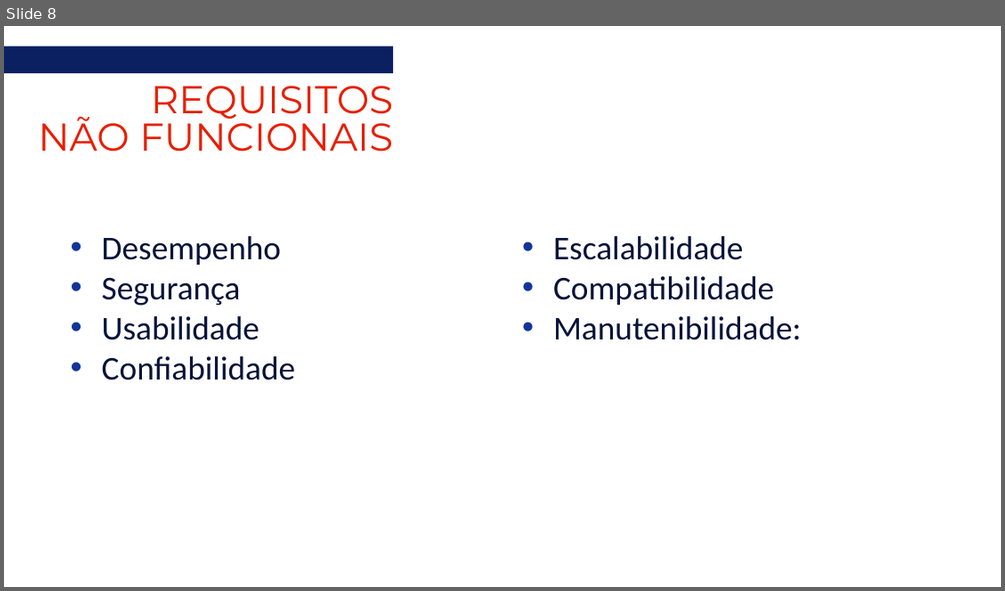
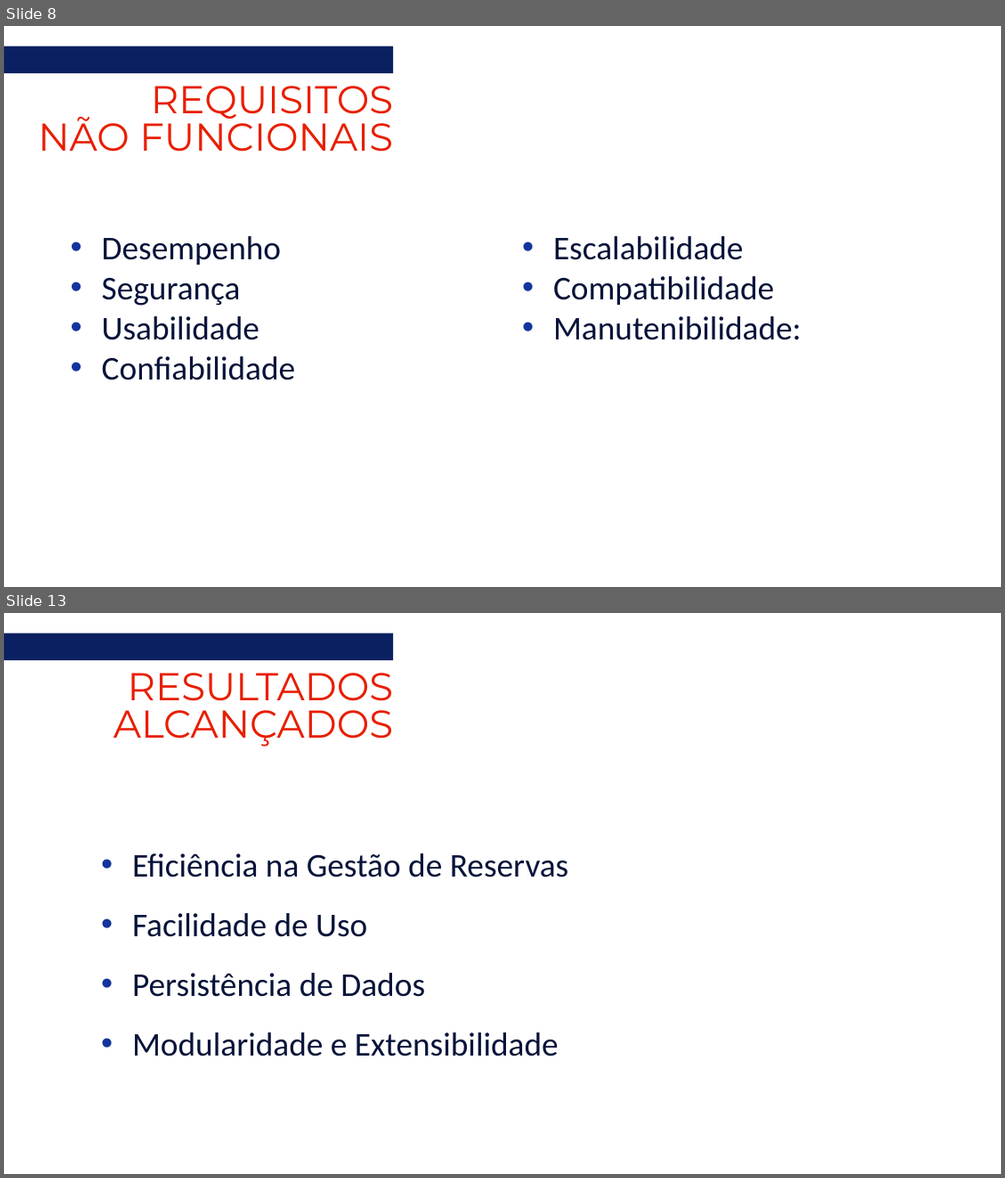
Before and after one commit to marcelo-belotto/projeto-ESI, a slide deck: docs/ReuniON.pptx. Shown one above the other, each under a label of ours: slide 8 before the commit, slides 8 and 13 after it; the slides between them are not shown. The pictures are 1005x591 and 1005x1178 pixels, drawn with LibreOffice and Linux fonts; fonts in the diff are those of the drawing. Boxes give left, top, right and bottom in pixels: in the first picture for what was removed or moved away, otherwise in the second. Text is boxed around its words. In the diff, an @@ line names an element or a change of style, - is before the commit and + after.

```diff
--- a/docs/ReuniON.pptx
+++ b/docs/ReuniON.pptx
@@ slide 13 added at <box>4,613,1001,1174</box>, background #FFFFFF @@
@@ rectangle added at <box>4,633,393,660</box>, fill #0B2060 @@
@@ text added at <box>113,673,393,747</box>, 28 pt, text #E81E01 @@
+RESULTADOS ALCANÇADOS
@@ subtitle added at <box>132,853,568,1056</box>, 24 pt, text #071339 @@
+• Eficiência na Gestão de Reservas
+• Facilidade de Uso
+• Persistência de Dados
+• Modularidade e Extensibilidade
```
Also in this commit, not shown: 1 slide changed, 7 other slides added, 2 slides removed.
